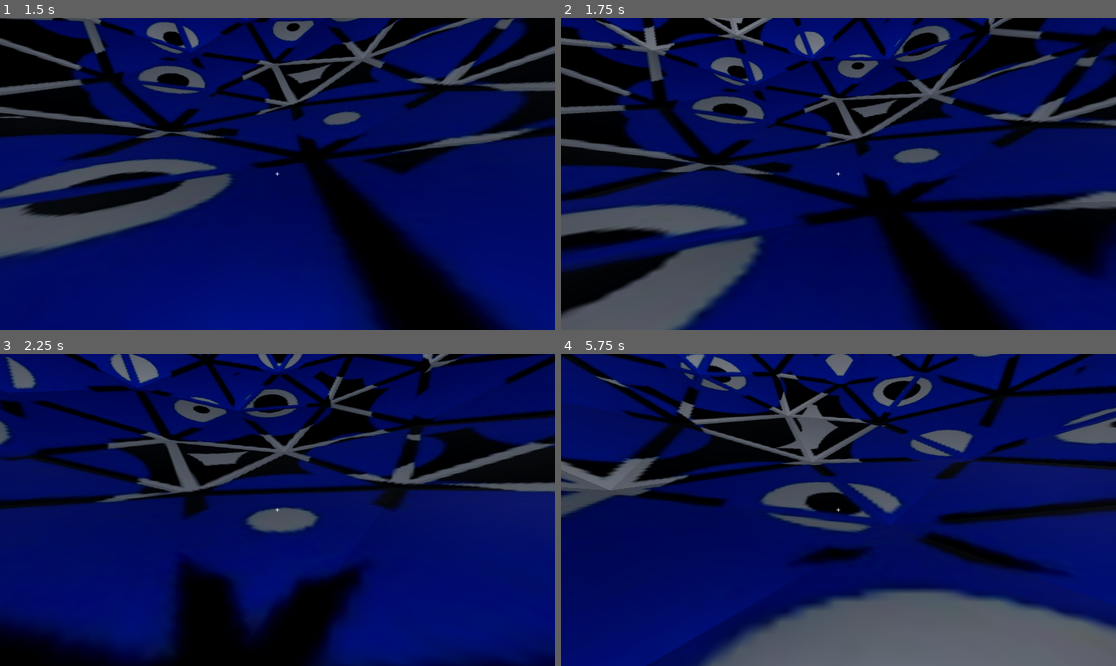
Above: before the commit, frames 1-4 (two rows, left to right).
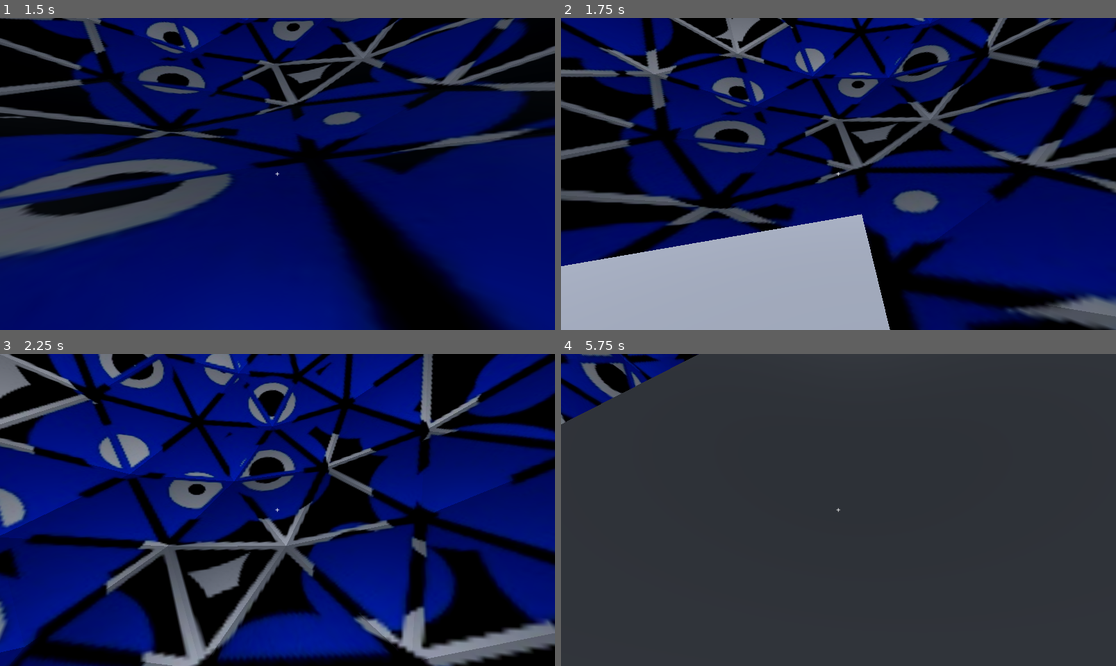
Above: after the commit, the same moments.

Repository: pudgypoultry/gmtk2025
Game: Godot game, scene res://Scenes/world.tscn
The game is run twice, just before and just after one commit, with the same random seed, the same clock (stepped at 60 frames per second) and the same inputs. This scene is started directly instead of the project's main scene.
Inputs (mouse positions are in pixels of both pictures, inside the frame that each line leads up to):
- Up to frame 1 (1.5 s): move the mouse to (305, 174) at 0.52 s; hold Shift (Run) 0.53-1.28 s; hold W (MoveForward) from 0.53 s (still down); click (305, 174) at 0.67 s; move the mouse to (249, 174) at 1.27 s; tap 1 (Toggle Pillar L1) at 1.35 s
- Up to frame 2 (1.75 s): keep holding W (MoveForward)
- Up to frame 3 (2.25 s): keep holding W (MoveForward); move the mouse to (288, 503) at 2.02 s; hold 2 (Toggle Pillar L2) from 2.03 s (still down)
- Up to frame 4 (5.75 s): keep holding W (MoveForward); move the mouse to (832, 516) at 2.77 s; release 2 (Toggle Pillar L2) at 2.78 s; tap 3 (Toggle Pillar L3) at 2.85 s; click (832, 516) at 2.92 s; move the mouse to (877, 513) at 3.52 s; hold 4 (Toggle Pillar L4) 3.53-4.28 s; move the mouse to (794, 506) at 4.27 s; tap Shift (Run) at 4.35 s; move the mouse to (844, 510) at 5.02 s; hold 1 (Toggle Pillar L1) from 5.03 s (still down); click (844, 510) at 5.17 s

Frame 1 is identical in both runs. In frame 2, 74% of the frame differs, in the area x 0-100%, y 0-100%; in frame 3, 72%; in frame 4, 97%.

Commit message:
Optimized Tween settings for pillars

Diff:
--- a/Scenes/world.tscn
+++ b/Scenes/world.tscn
@@ -33,16 +33,19 @@
 shell_detection_ray = NodePath("CharacterBody3D/Head/Camera3D/TargetRay")
 
 [node name="Ico_Layer_01" parent="." instance=ExtResource("3_k7acu")]
-inactive_distance = 30.0
+inactive_distance = 10.0
+animation_length = 1.0
 
 [node name="Ico_Layer_02" parent="." instance=ExtResource("4_5v1tr")]
-inactive_distance = 30.0
+inactive_distance = 20.0
+animation_length = 1.5
 
 [node name="Ico_Layer_03" parent="." instance=ExtResource("5_0fj1v")]
-inactive_distance = 30.0
+inactive_distance = 25.0
 
 [node name="Ico_Layer_04" parent="." instance=ExtResource("6_ikia7")]
 inactive_distance = 30.0
+animation_length = 2.5
 
 [node name="CharacterBody3D" parent="." instance=ExtResource("7_o06y3")]
 verticalCameraClamp = 85.0
